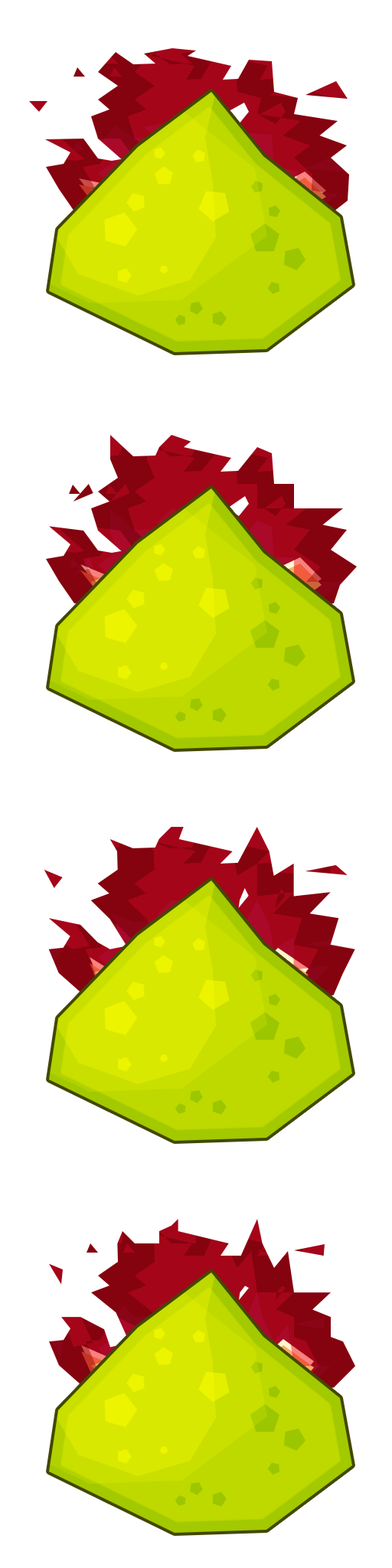
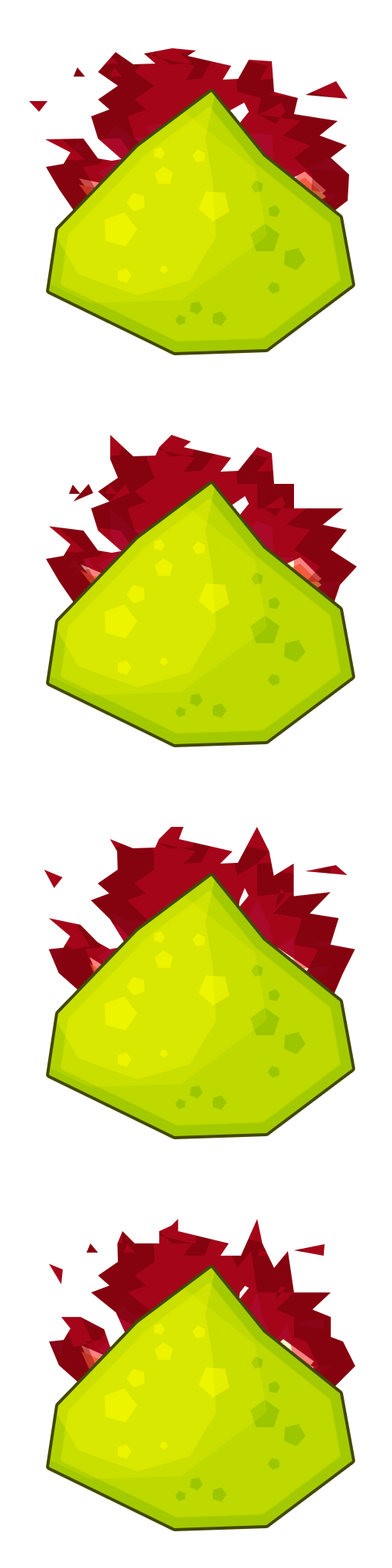
The second 392 x 1568 image is a revision of the first. Changes to its layers:
added group "dust copy 3" with 4 layers above "dust copy 2" over <box>45,1264,356,1536</box>
added layer "Forme 75" (1st of 4, in "dust copy 3") (overlay, 50%) in group "dust copy 3" over <box>175,1356,306,1503</box>
added layer "Forme 74" (1st of 4, in "dust copy 3") (overlay, 50%) in group "dust copy 3" over <box>104,1323,230,1460</box>
added layer "Forme 76" (1st of 4, in "dust copy 3") (overlay, 40%) in group "dust copy 3" over <box>45,1264,356,1536</box>
added layer "Forme 73" (1st of 4, in "dust copy 3") in group "dust copy 3" over <box>49,1267,353,1529</box>
added group "dust copy 2" with 4 layers above "dust copy" over <box>45,872,356,1144</box>
added layer "Forme 75" (2nd of 4, in "dust copy 2") (overlay, 50%) in group "dust copy 2" over <box>175,964,306,1111</box>
added layer "Forme 74" (2nd of 4, in "dust copy 2") (overlay, 50%) in group "dust copy 2" over <box>104,931,230,1068</box>
added layer "Forme 76" (2nd of 4, in "dust copy 2") (overlay, 40%) in group "dust copy 2" over <box>45,872,356,1144</box>
added layer "Forme 73" (2nd of 4, in "dust copy 2") in group "dust copy 2" over <box>49,875,353,1137</box>
added group "dust copy" with 4 layers above "dust" over <box>45,480,356,752</box>
added layer "Forme 75" (3rd of 4, in "dust copy") (overlay, 50%) in group "dust copy" over <box>175,572,306,719</box>
added layer "Forme 76" (3rd of 4, in "dust copy") (overlay, 40%) in group "dust copy" over <box>45,480,356,752</box>
added layer "Forme 73" (3rd of 4, in "dust copy") in group "dust copy" over <box>49,483,353,745</box>
painted on "Forme 75" (4th of 4, in "dust") over <box>175,577,306,1507</box>
painted on "Forme 74" (4th of 4, in "dust") over <box>104,543,230,1464</box>
painted on "Forme 76" (4th of 4, in "dust") over <box>45,480,356,1536</box>
painted on "Forme 73" (4th of 4, in "dust") over <box>49,488,353,1533</box>
…and 2 more changes (1 added, 1 painted)
